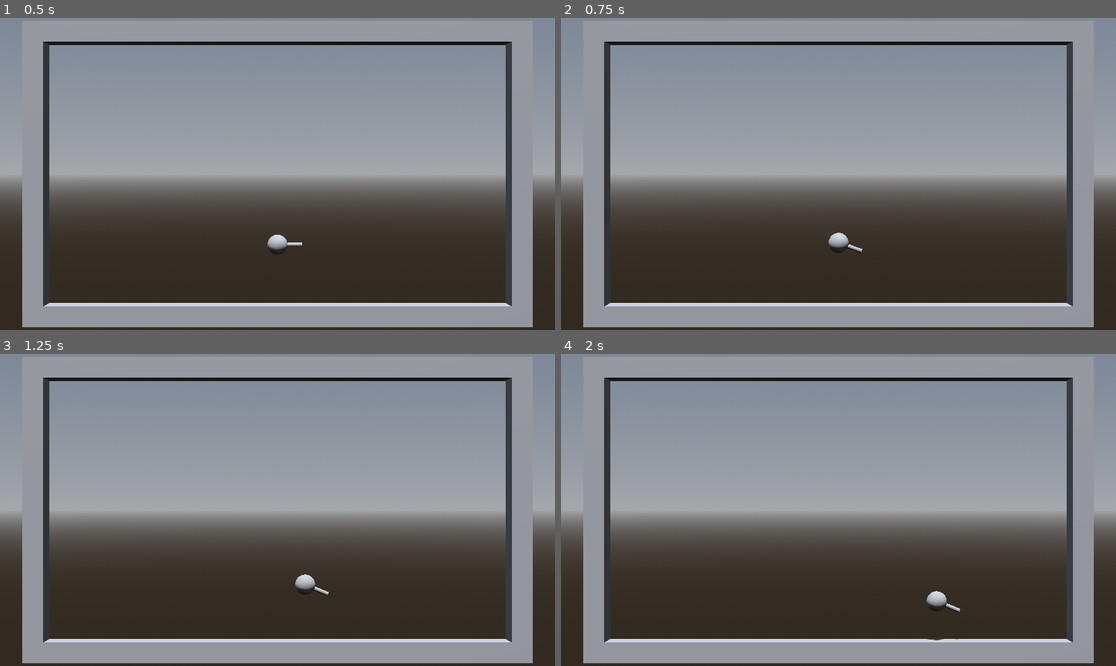
Above: before the commit, frames 1-4 (two rows, left to right).
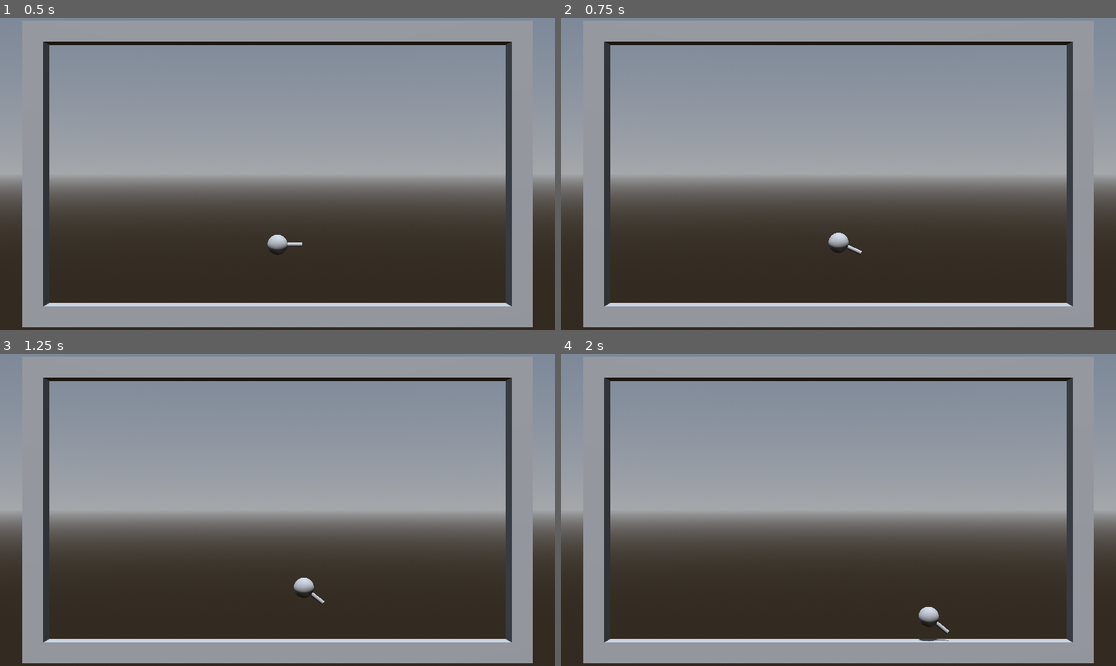
Above: after the commit, the same moments.

Repository: vipsbpig/BallonBird
Game: Godot game, scene res://Scenes/Game.tscn
Same seed, same stepped clock (60 frames per second), same inputs: the game is played once before the commit and once after it.
Inputs (mouse positions are in pixels of both pictures, inside the frame that each line leads up to):
- Up to frame 1 (0.5 s): no input
- Up to frame 2 (0.75 s): tap Enter (ui_accept) at 0.5 s; move the mouse to (960, 158) at 0.52 s; hold D (move_right) from 0.53 s (still down); hold F from 0.53 s (still down); click (960, 158) at 0.67 s
- Up to frame 3 (1.25 s): keep holding D (move_right); keep holding F; tap Space (jump) at 0.77 s
- Up to frame 4 (2 s): move the mouse to (727, 525) at 1.27 s; release D (move_right) at 1.28 s; release F at 1.28 s; hold S from 1.28 s (still down); tap F at 1.35 s; tap Space (jump) at 1.52 s

Frame 1 is identical in both runs. In frame 2, less than 0.1% of the frame differs, in the area x 48-55%, y 68-76%; in frame 3, 0.2%; in frame 4, 0.4%, in the area x 64-72%, y 75-93%.

Commit message:
change damp force

Diff:
--- a/Ballons/Mock/MockBallon.tscn
+++ b/Ballons/Mock/MockBallon.tscn
@@ -42,3 +42,4 @@
 maxSpeed = 15.0
 rotateSpeed = 180.0
 jumpForce = 40.0
+rotaionDampForce = 5.0
